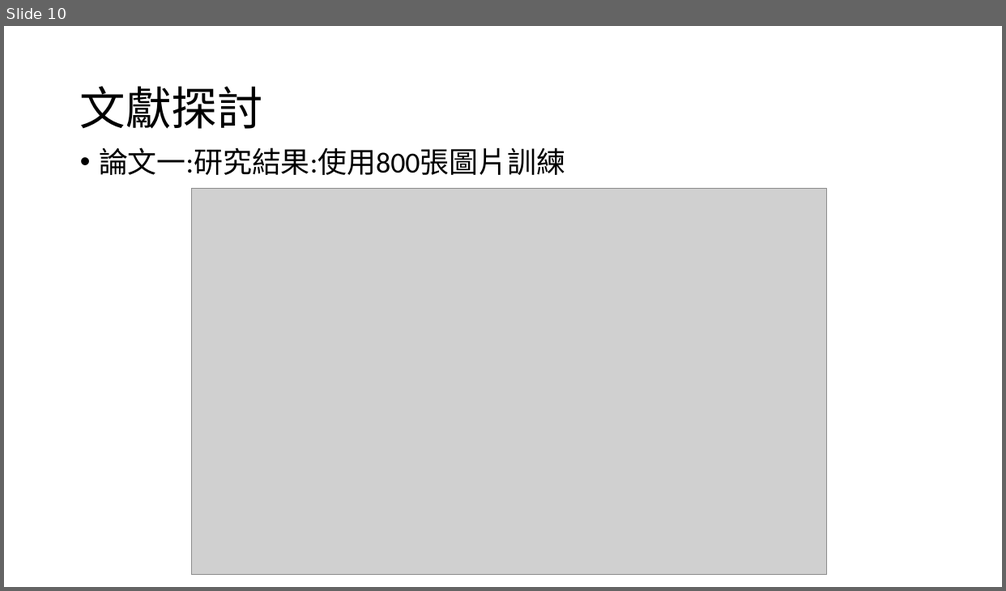
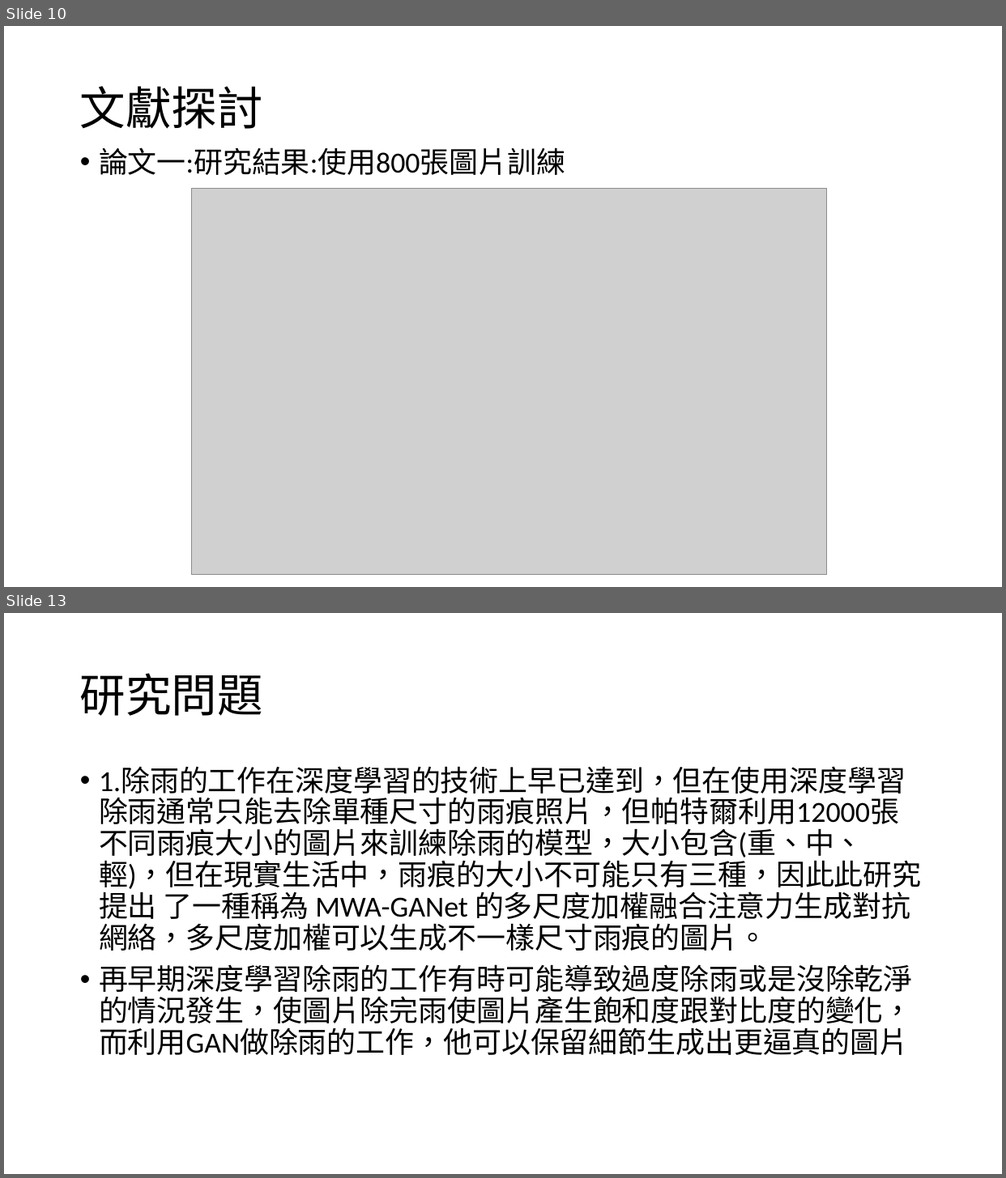
Before and after one commit to 10994015/paper, a slide deck: 論文/論文寫作.pptx. Shown one above the other, each under a label of ours: slide 10 before the commit, slides 10 and 13 after it; the slides between them are not shown. The pictures are 1006x591 and 1006x1178 pixels, drawn with LibreOffice and Linux fonts; fonts in the diff are those of the drawing; grey boxes stand for pictures. Boxes give left, top, right and bottom in pixels: in the first picture for what was removed or moved away, otherwise in the second. Text is boxed around its words. In the diff, an @@ line names an element or a change of style, - is before the commit and + after.

```diff
--- a/論文/論文寫作.pptx
+++ b/論文/論文寫作.pptx
@@ slide 13 added at (4, 613, 1002, 1174), background #FFFFFF @@
@@ title added at (80, 673, 263, 716), 44 pt, text #000000 @@
+研究問題
@@ text added at (99, 767, 922, 1055), 28 pt, text #000000 @@
+• 1.除雨的工作在深度學習的技術上早已達到，但在使用深度學習除雨通常只能去除單種尺寸的雨痕照片，但帕特爾利用12000張不同雨痕大小的圖片來訓練除雨的模型，大小包含(重、中、輕)，但在現實生活中，雨痕的大小不可能只有三種，因此此研究提出 了一種稱為 MWA-GANet 的多尺度加權融合注意力生成對抗網絡，多尺度加權可以生成不一樣尺寸雨痕的圖片。
+• 再早期深度學習除雨的工作有時可能導致過度除雨或是沒除乾淨的情況發生，使圖片除完雨使圖片產生飽和度跟對比度的變化，而利用GAN做除雨的工作，他可以保留細節生成出更逼真的圖片
```
Also in this commit, not shown: 2 slides changed, 2 other slides added, 1 slide removed, 1 other file.
